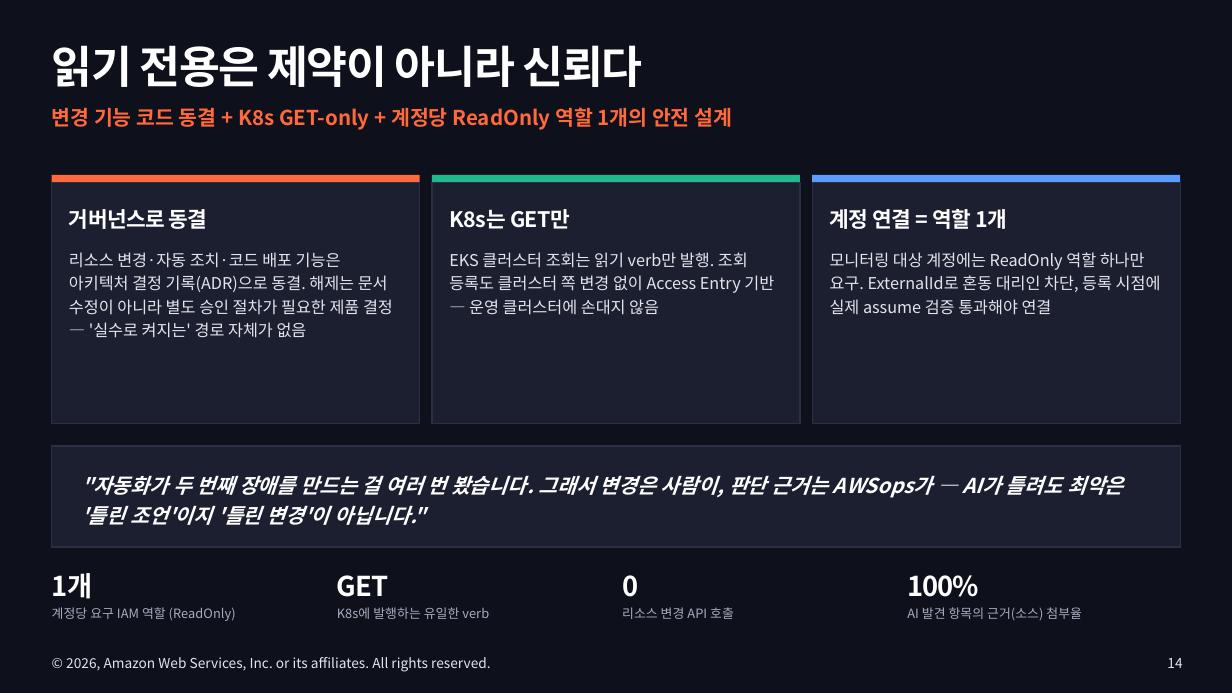
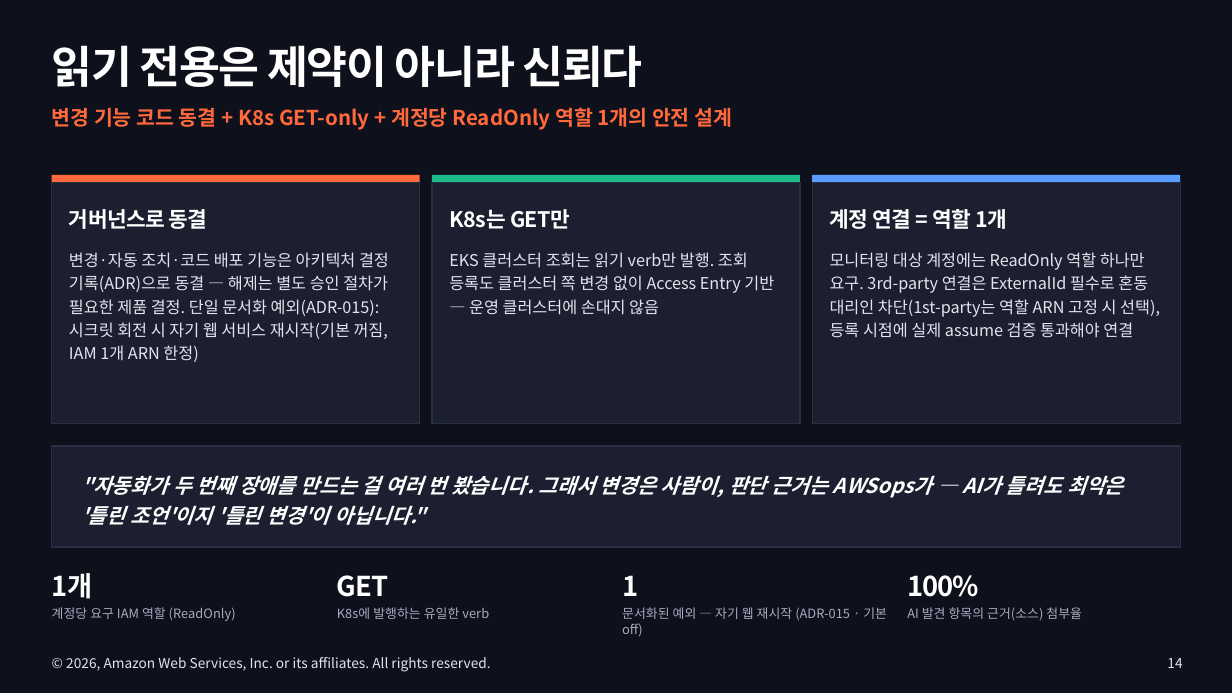
Before and after one commit to Atom-oh/awsops, a slide deck: slide 14 of docs-site/static/presentation/awsops-intro/awsops-intro.pptx. Drawn at 1232x693 pixels with LibreOffice and Linux fonts; fonts in the diff are those of the drawing. Boxes give left, top, right and bottom in pixels: in the first picture for what was removed or moved away, otherwise in the second. Text is boxed around its words. In the diff, an @@ line names an element or a change of style, - is before the commit and + after.

```diff
--- a/docs-site/static/presentation/awsops-intro/awsops-intro.pptx
+++ b/docs-site/static/presentation/awsops-intro/awsops-intro.pptx
@@ text at [69, 252, 389, 362]: text changed @@
-리소스 변경·자동 조치·코드 배포 기능은 아키텍처 결정 기록(ADR)으로 동결. 해제는 문서 수정이 아니라 별도 승인 절차가 필요한 제품 결정 — '실수로 켜지는' 경로 자체가 없음
+변경·자동 조치·코드 배포 기능은 아키텍처 결정 기록(ADR)으로 동결 — 해제는 별도 승인 절차가 필요한 제품 결정. 단일 문서화 예외(ADR-015): 시크릿 회전 시 자기 웹 서비스 재시작(기본 꺼짐, IAM 1개 ARN 한정)
@@ text at [830, 252, 1160, 338]: text changed @@
-모니터링 대상 계정에는 ReadOnly 역할 하나만 요구. ExternalId로 혼동 대리인 차단, 등록 시점에 실제 assume 검증 통과해야 연결
+모니터링 대상 계정에는 ReadOnly 역할 하나만 요구. 3rd-party 연결은 ExternalId 필수로 혼동 대리인 차단(1st-party는 역할 ARN 고정 시 선택), 등록 시점에 실제 assume 검증 통과해야 연결
@@ text at [622, 575, 638, 596]: text changed @@
-0
+1
@@ text at [622, 607, 887, 637]: text changed @@
-리소스 변경 API 호출
+문서화된 예외 — 자기 웹 재시작 (ADR-015 · 기본 off)
```
Also in this commit, not shown: 7 other slides changed, 5 other files.
